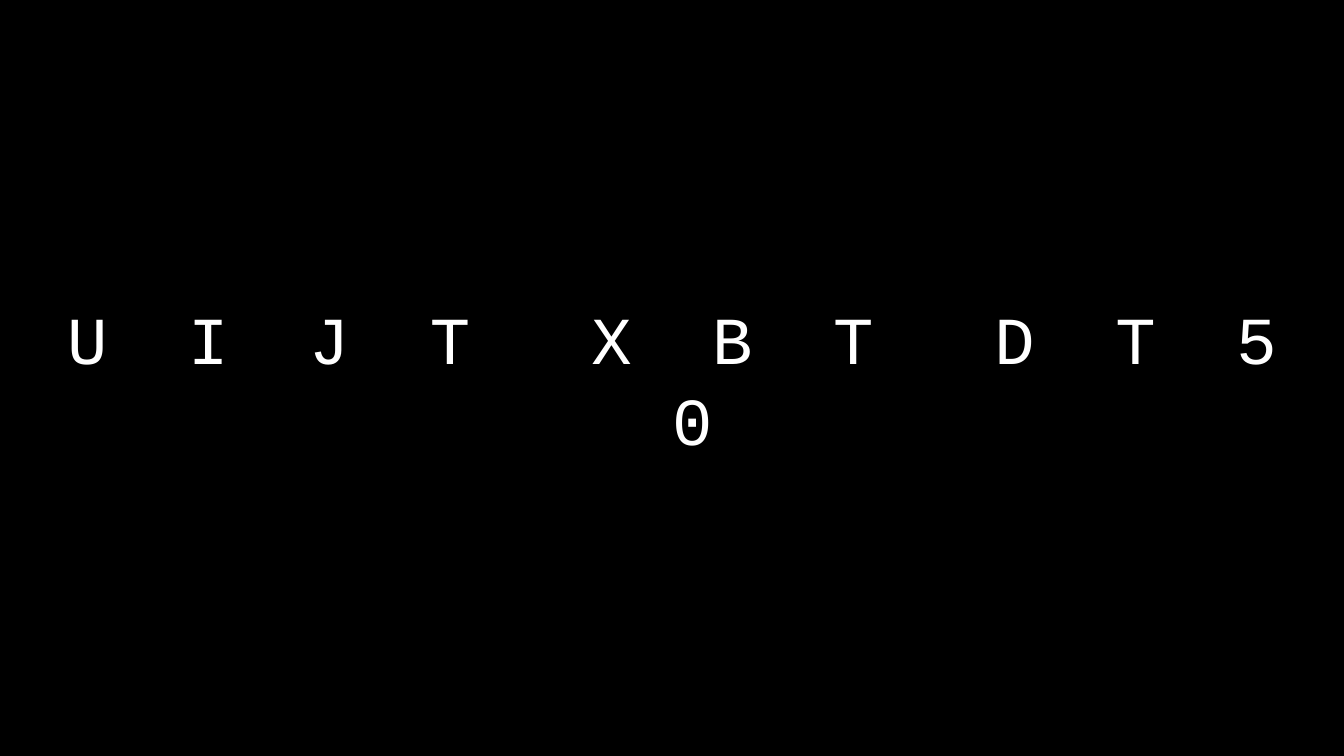
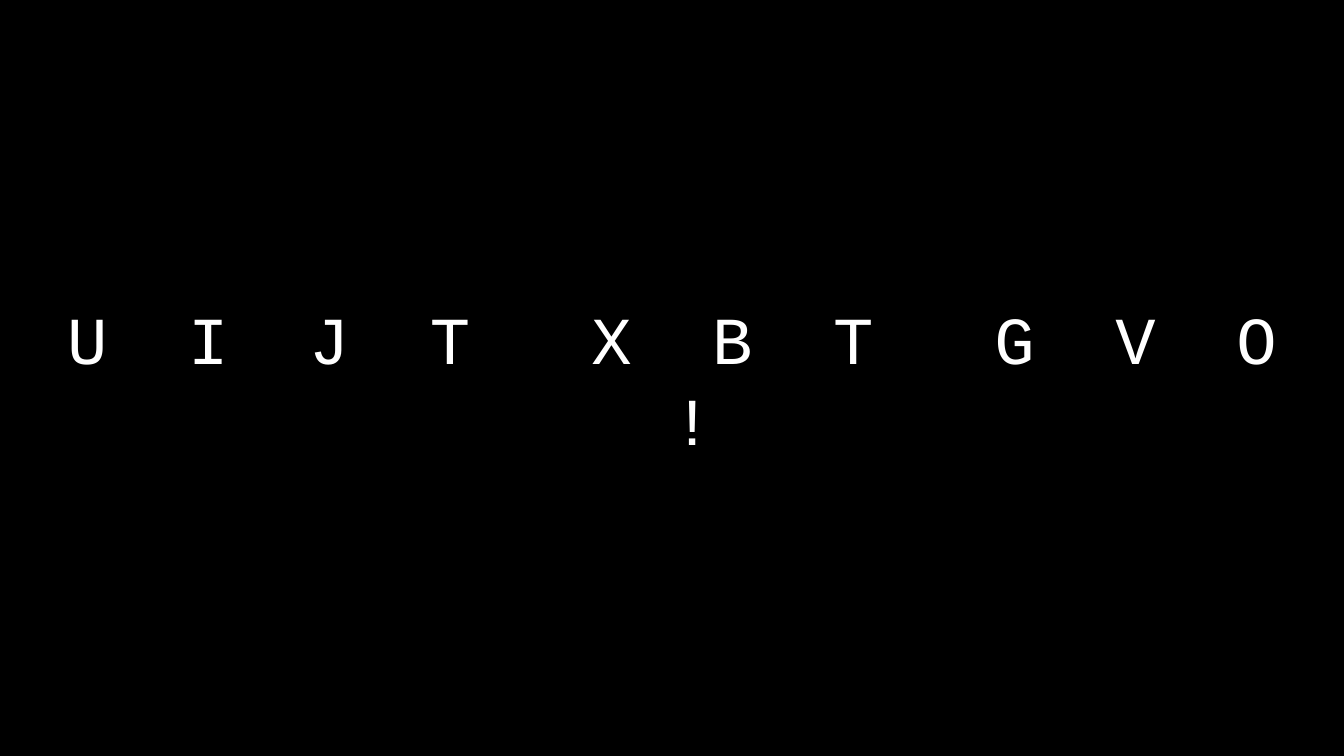
Before and after one commit to SQ4007-2025/website, a slide deck: slide 158 of lectures/slides_3.pptx. Drawn at 1344x756 pixels with LibreOffice and Linux fonts; fonts in the diff are those of the drawing. Boxes give left, top, right and bottom in pixels: in the first picture for what was removed or moved away, otherwise in the second. Text is boxed around its words. In the diff, an @@ line names an element or a change of style, - is before the commit and + after.

```diff
--- a/lectures/slides_3.pptx
+++ b/lectures/slides_3.pptx
@@ title at (67,319,1276,365): text changed @@
-U I J T X B T D T 5 0
+U I J T X B T G V O !
```
Also in this commit, not shown: 10 other slides changed, 2 slides added, 1 slide removed, 4 other files.
